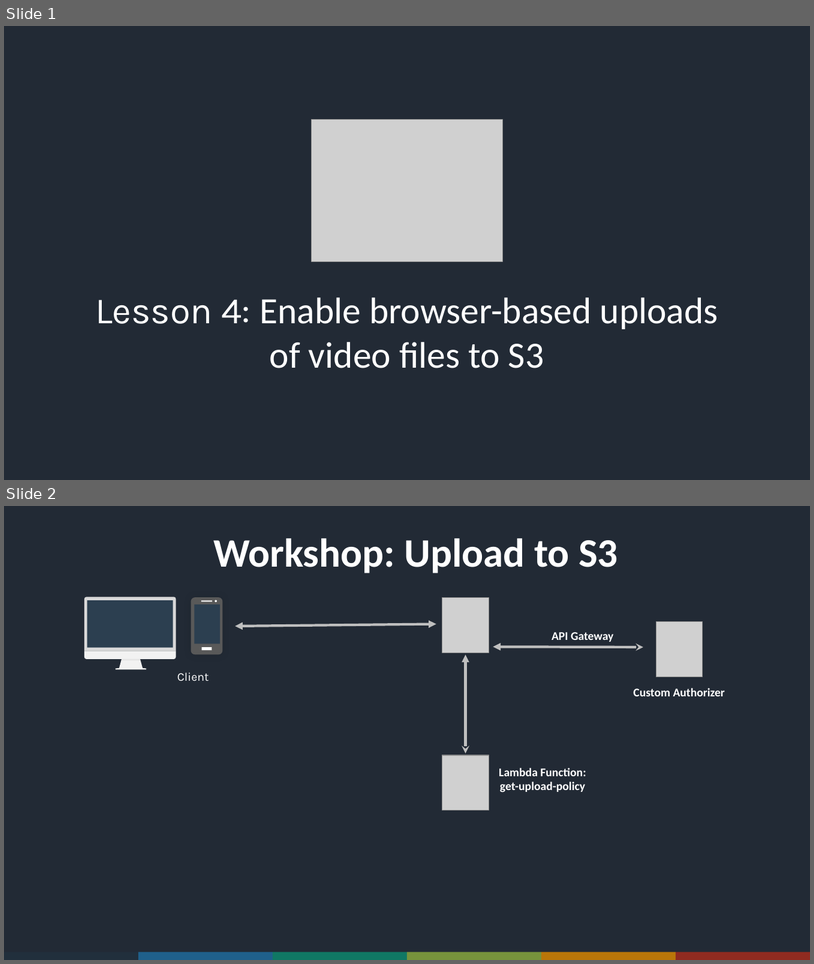
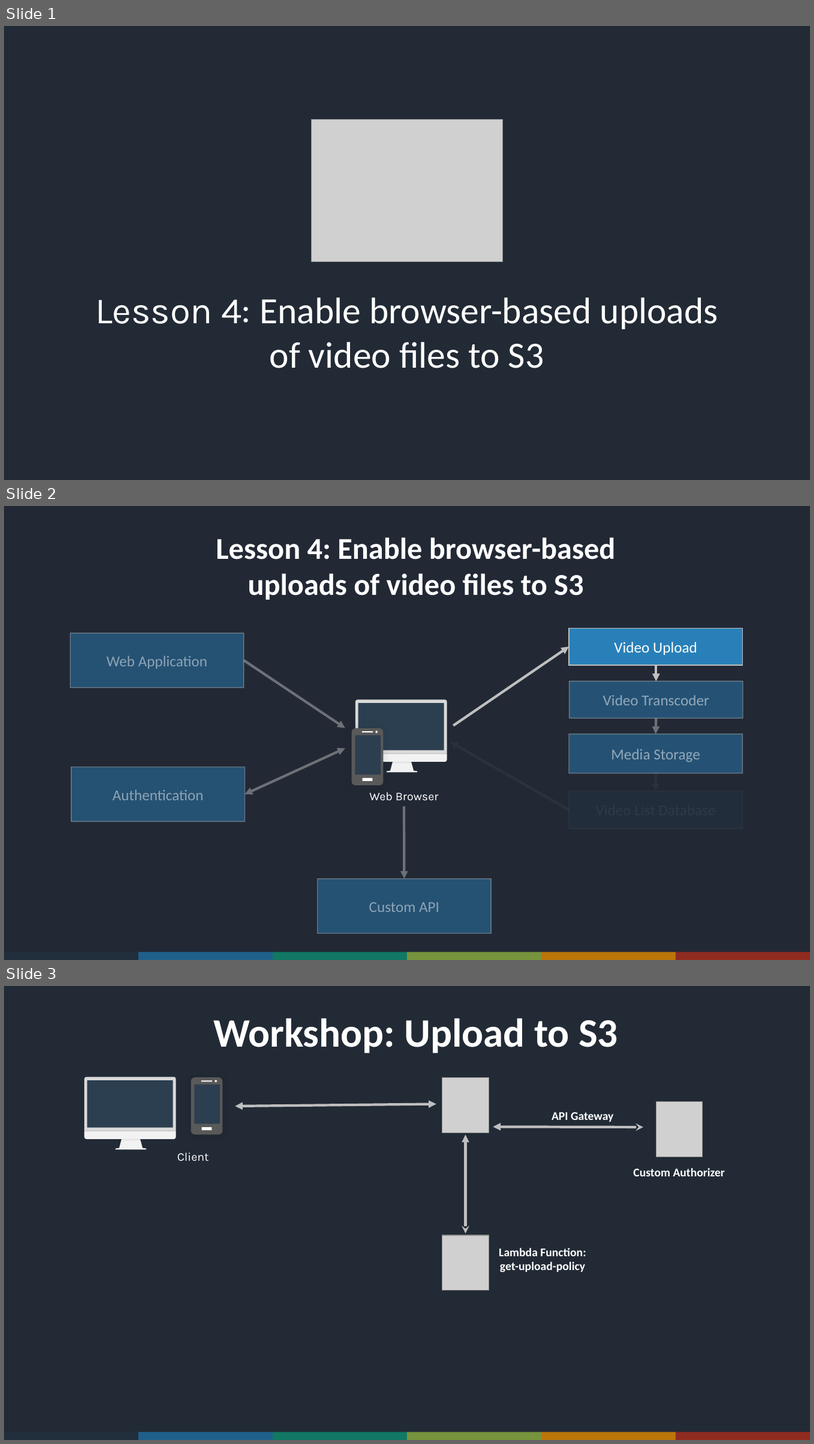
Before and after one commit to ACloudGuru/serverless-workshop, a slide deck: lesson-4/Slides.pptx. Shown one above the other, each under a label of ours: slides 1 and 2 before the commit, slides 1, 2 and 3 after it. The pictures are 814x964 and 814x1444 pixels, drawn with LibreOffice and Linux fonts; fonts in the diff are those of the drawing; grey boxes stand for pictures; background and template pictures are left out. Boxes give left, top, right and bottom in pixels: in the first picture for what was removed or moved away, otherwise in the second. Text is boxed around its words. In the diff, an @@ line names an element or a change of style, - is before the commit and + after.

```diff
--- a/lesson-4/Slides.pptx
+++ b/lesson-4/Slides.pptx
@@ slide 2 added at (4, 506, 810, 960), background #222935 @@
@@ text added at (216, 537, 616, 600), 36 pt, text #FFFFFF, bold @@
+Lesson 4: Enable browser-based uploads of video files to S3
@@ rectangle added at (570, 628, 743, 665), fill #2980B9, outline #BFBFBF 1 pt, 18 pt, text #FFFFFF @@
+Video Upload
@@ rectangle added at (71, 633, 244, 687), fill #2980B9 at 47% opacity, outline #BFBFBF 1 pt, 18 pt, text #FFFFFF at 47% opacity @@
+Web Application
@@ arrow added from (453, 726) to (570, 646), #BFBFBF 3 pt @@
@@ arrow added from (244, 660) to (345, 728), #BFBFBF 3 pt @@
@@ arrow added from (657, 665) to (657, 681), #BFBFBF 3 pt @@
@@ rectangle added at (570, 681, 743, 718), fill #2980B9 at 48% opacity, outline #BFBFBF 1 pt, 18 pt, text #FFFFFF at 49% opacity @@
+Video Transcoder
@@ arrow added from (657, 718) to (656, 734), #BFBFBF 3 pt @@
@@ rectangle added at (570, 734, 743, 774), fill #2980B9 at 48% opacity, outline #BFBFBF 1 pt, 18 pt, text #FFFFFF at 49% opacity @@
+Media Storage
@@ double arrow added from (245, 794) to (345, 748), #BFBFBF 3 pt @@
@@ arrow added from (570, 810) to (450, 742), #BFBFBF 3 pt @@
@@ rectangle added at (71, 767, 245, 821), fill #2980B9 at 47% opacity, outline #BFBFBF 1 pt, 18 pt, text #FFFFFF at 47% opacity @@
+Authentication
@@ group added at (356, 700, 447, 772): 4 freeform shapes, 1 rectangle @@
@@ arrow added from (656, 773) to (656, 791), #BFBFBF 3 pt @@
@@ group added at (352, 728, 383, 785): 2 freeform shapes, 2 rectangles, 1 ellipse @@
@@ text added at (369, 792, 439, 801), 14 pt, text #FFFFFF @@
+Web Browser
@@ rectangle added at (570, 791, 743, 828), fill #2980B9 at 5% opacity, outline #BFBFBF 1 pt, 18 pt, text #FFFFFF at 5% opacity @@
+Video List Database
@@ arrow added from (404, 806) to (404, 879), #BFBFBF 3 pt @@
@@ rectangle added at (318, 879, 492, 933), fill #2980B9 at 47% opacity, outline #BFBFBF 1 pt, 18 pt, text #FFFFFF at 47% opacity @@
+Custom API
@@ group added at (5, 952, 810, 960): 6 rectangles @@
@@ what was slide 2 is now slide 3 @@
```
Also in this commit, not shown: 1 other slide added.
